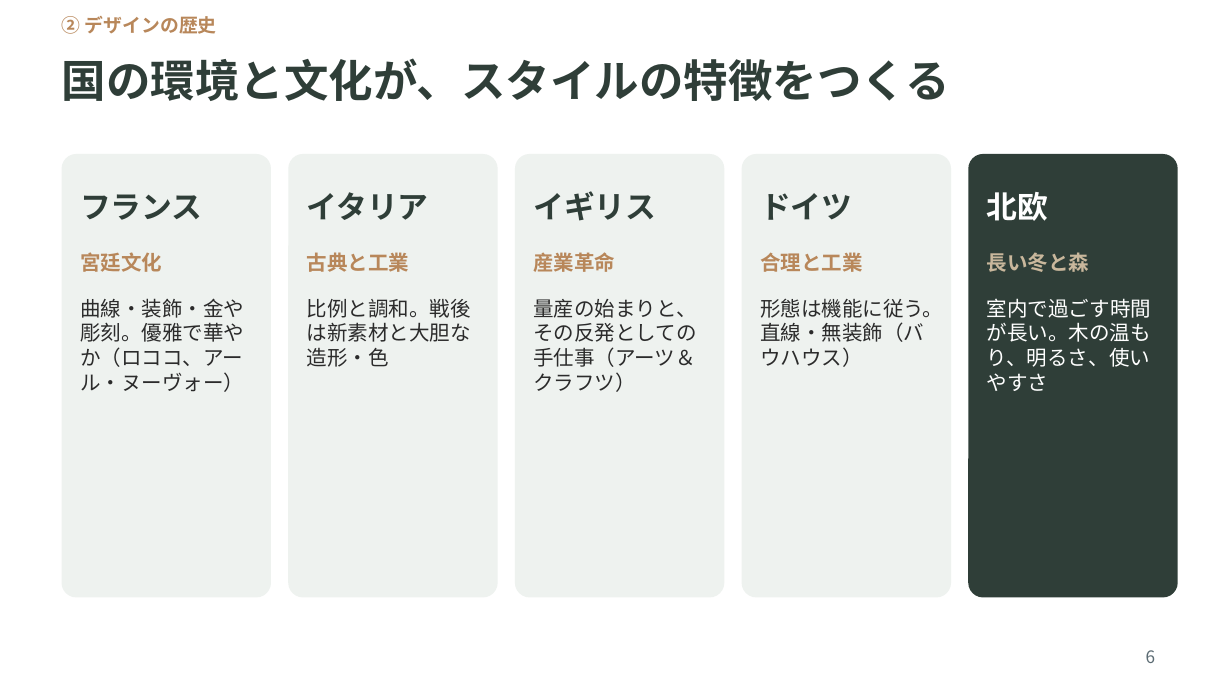
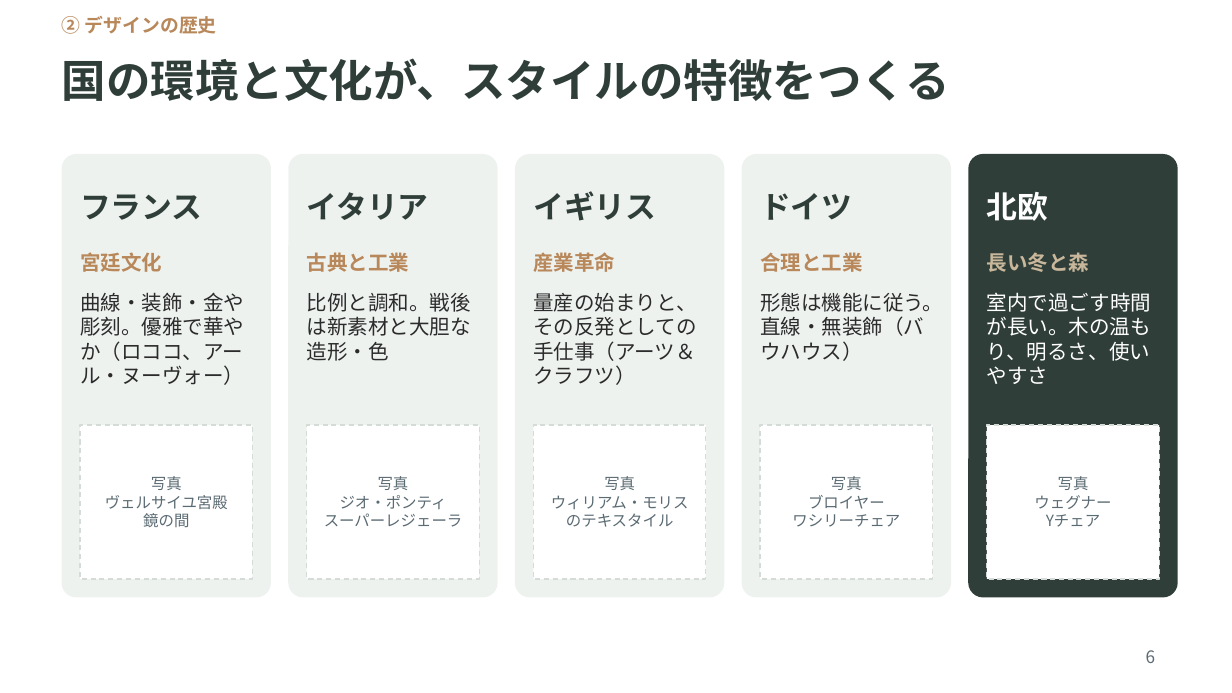
Before and after one commit to rietakenaho-creator/my-first-project_atinterior, a slide deck: slide 6 of workshop1_interior_style.pptx. Drawn at 1232x693 pixels with LibreOffice and Linux fonts; fonts in the diff are those of the drawing. Boxes give left, top, right and bottom in pixels: in the first picture for what was removed or moved away, otherwise in the second. Text is boxed around its words. In the diff, an @@ line names an element or a change of style, - is before the commit and + after.

```diff
--- a/workshop1_interior_style.pptx
+++ b/workshop1_interior_style.pptx
@@ text "曲線・装飾・金や彫刻。優雅で華やか（ロココ、アール・ヌーヴォー）": place and size @@
-text "曲線・装飾・金や彫刻。優雅で華やか（ロココ、アール・ヌーヴォー）" at [80, 298, 244, 392]
+text "曲線・装飾・金や彫刻。優雅で華やか（ロココ、アール・ヌーヴォー）" at [80, 292, 244, 385]
@@ text "比例と調和。戦後は新素材と大胆な造形・色": place and size @@
-text "比例と調和。戦後は新素材と大胆な造形・色" at [307, 299, 471, 367]
+text "比例と調和。戦後は新素材と大胆な造形・色" at [307, 293, 471, 361]
@@ text "量産の始まりと、その反発としての手仕事（アーツ＆クラフツ）": place and size @@
-text "量産の始まりと、その反発としての手仕事（アーツ＆クラフツ）" at [533, 299, 696, 392]
+text "量産の始まりと、その反発としての手仕事（アーツ＆クラフツ）" at [533, 293, 696, 385]
@@ text "形態は機能に従う。直線・無装飾（バウハウス）": place and size @@
-text "形態は機能に従う。直線・無装飾（バウハウス）" at [760, 298, 943, 367]
+text "形態は機能に従う。直線・無装飾（バウハウス）" at [760, 292, 943, 361]
@@ text "室内で過ごす時間が長い。木の温もり、明るさ、使いやすさ": place and size @@
-text "室内で過ごす時間が長い。木の温もり、明るさ、使いやすさ" at [987, 298, 1151, 391]
+text "室内で過ごす時間が長い。木の温もり、明るさ、使いやすさ" at [987, 292, 1151, 384]
@@ rectangle added at [80, 425, 253, 579], fill #FFFFFF, outline #D5DCD7 0.75 pt dashed @@
@@ rectangle added at [307, 425, 479, 579], fill #FFFFFF, outline #D5DCD7 0.75 pt dashed @@
@@ rectangle added at [533, 425, 706, 579], fill #FFFFFF, outline #D5DCD7 0.75 pt dashed @@
@@ rectangle added at [760, 425, 933, 579], fill #FFFFFF, outline #D5DCD7 0.75 pt dashed @@
@@ rectangle added at [987, 425, 1159, 579], fill #FFFFFF, outline #D5DCD7 0.75 pt dashed @@
@@ text added at [105, 476, 228, 527], 9 pt, text #5B6B73 @@
+写真
+ヴェルサイユ宮殿
+鏡の間
@@ text added at [324, 476, 463, 527], 9 pt, text #5B6B73 @@
+写真
+ジオ・ポンティ
+スーパーレジェーラ
@@ text added at [551, 476, 689, 527], 9 pt, text #5B6B73 @@
+写真
+ウィリアム・モリス
+のテキスタイル
@@ text added at [792, 476, 900, 527], 9 pt, text #5B6B73 @@
+写真
+ブロイヤー
+ワシリーチェア
@@ text added at [1034, 476, 1111, 527], 9 pt, text #5B6B73 @@
+写真
+ウェグナー
+Yチェア
```
